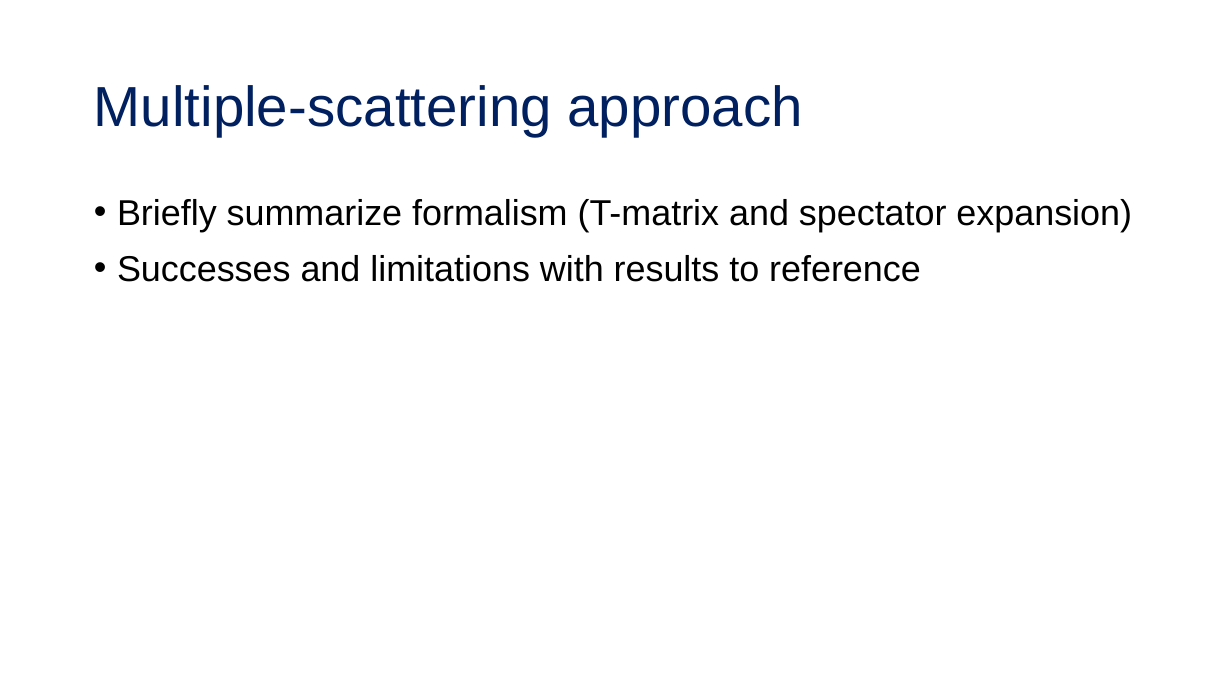
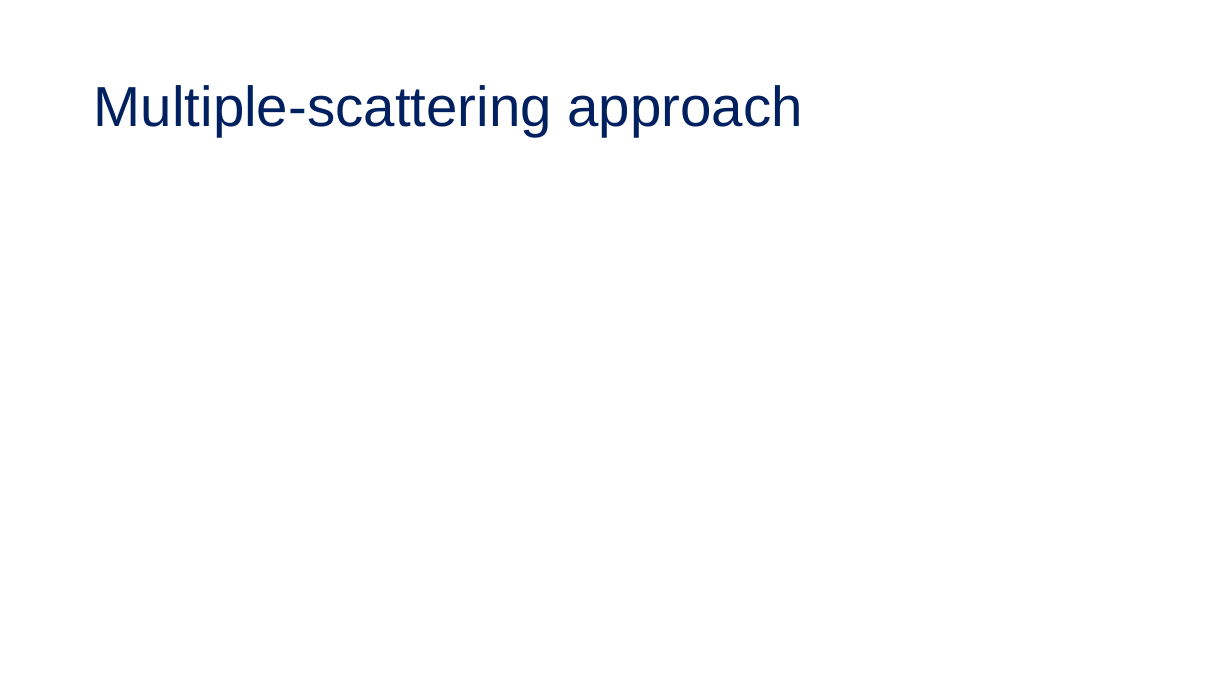
Before and after one commit to tropiano4/tropiano-srg, a slide deck: slide 25 of Presentations/Candidacy_2019/candidacy_presentation.pptx (slide 11 before the commit). Drawn at 1232x693 pixels with LibreOffice and Linux fonts; fonts in the diff are those of the drawing; grey boxes stand for pictures. Boxes give left, top, right and bottom in pixels: in the first picture for what was removed or moved away, otherwise in the second. Text is boxed around its words. In the diff, an @@ line names an element or a change of style, - is before the commit and + after.

```diff
--- a/Presentations/Candidacy_2019/candidacy_presentation.pptx
+++ b/Presentations/Candidacy_2019/candidacy_presentation.pptx
@@ text removed at bbox=[117, 199, 1132, 282] @@
-• Briefly summarize formalism (T-matrix and spectator expansion)
-• Successes and limitations with results to reference
```
Also in this commit, not shown: 6 other slides changed, 39 slides added, 14 slides removed, 1 other file.
